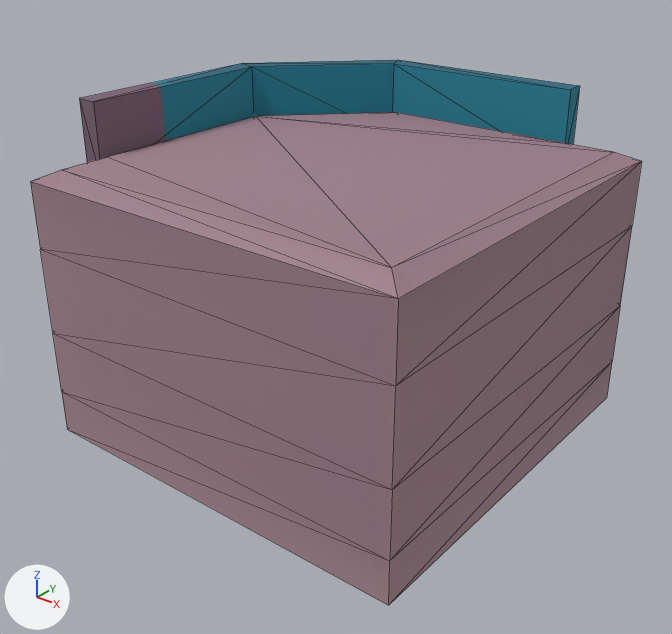
Two versions of the FBX model res/city/build02.FBX, one commit apart.
Rendered twice from a 50 mm camera at (1.28, -1.637, 1.283) aimed at (0.016, -0.057, 0.304). The axes (+X, +Y, +Z) are drawn at lower left. The lights are the same throughout. Mesh edges are drawn as thin lines.

The first picture shows 'build02'.
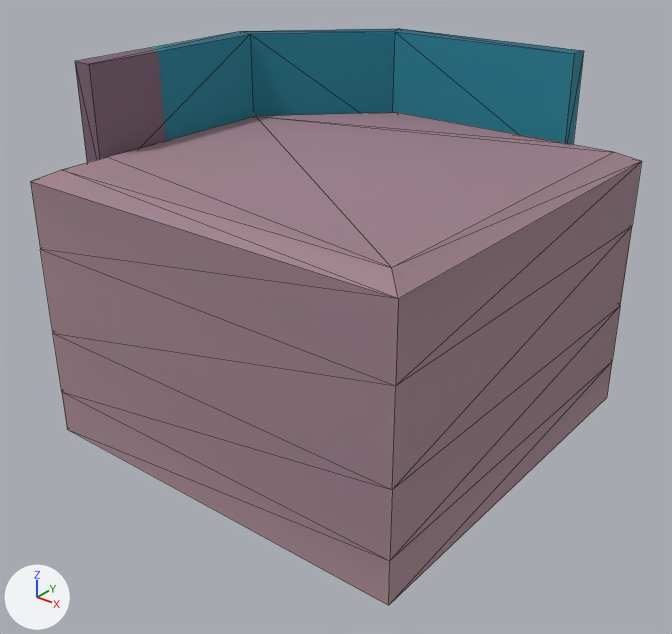
Where the change shows, as pixel boxes (x1, y1, x2, y2) in the pictures (672 x 634 px; the box of a moved part takes in the faces that stretch with it):
'build02', reshaped: before (30, 60, 642, 606); after (30, 28, 642, 606)
part 1 of me_mesh, moved or reshaped: before (79, 60, 580, 162); after (75, 28, 584, 162)

Patch to the scene script:
```diff
--- a/res/city/build02.FBX.py
+++ b/res/city/build02.FBX.py
@@ me_mesh @@
 me_mesh.from_pydata(...)  # 89 vertices, 160 faces; spans x -0.522..0.5, y -0.5..0.514, z 0.0..0.801
 # used by ob_build02; location = (0.0, 0.0, 0.0)
 # before: 73 (-0.522, 0.214, 0.801) at pixel (243, 63), 74 (-0.522, -0.328, 0.801) at pixel (79, 98), 75 (-0.472, -0.328, 0.801) at pixel (93, 101), 76 (-0.222, 0.514, 0.801) at pixel (398, 59), 77 (0.317, 0.514, 0.801) at pixel (579, 85)
 # before: 82 (-0.201, 0.464, 0.801) at pixel (393, 63), 83 (0.317, 0.464, 0.801) at pixel (570, 89), 86 (-0.472, 0.193, 0.801) at pixel (251, 66)
+# me_mesh part 1
+for i in [*range(73, 78), 82, 83, 86]: me_mesh.vertices[i].co += Vector((0.0, 0.0, 0.083))
 me_mesh.materials.append(mat_build01)
```
